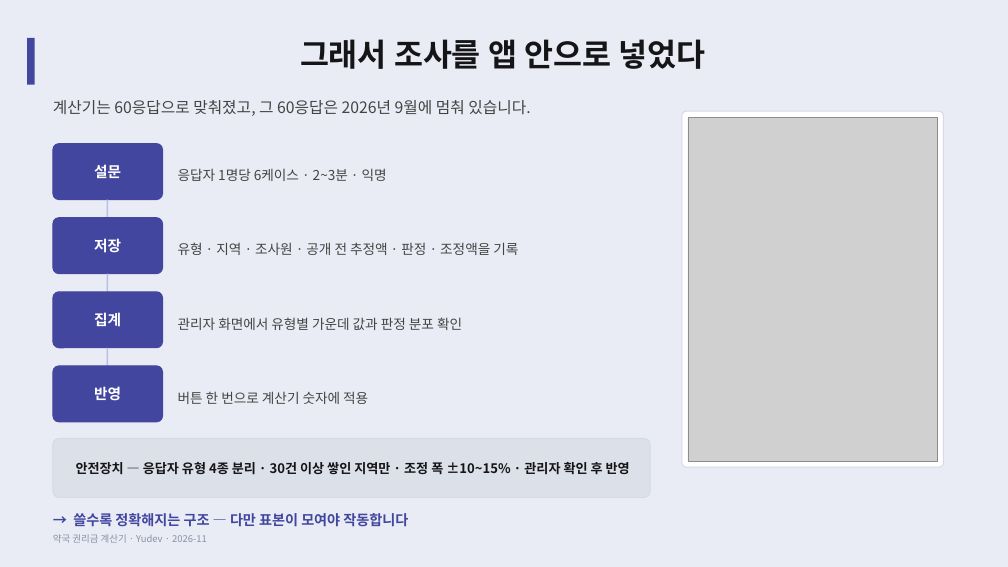
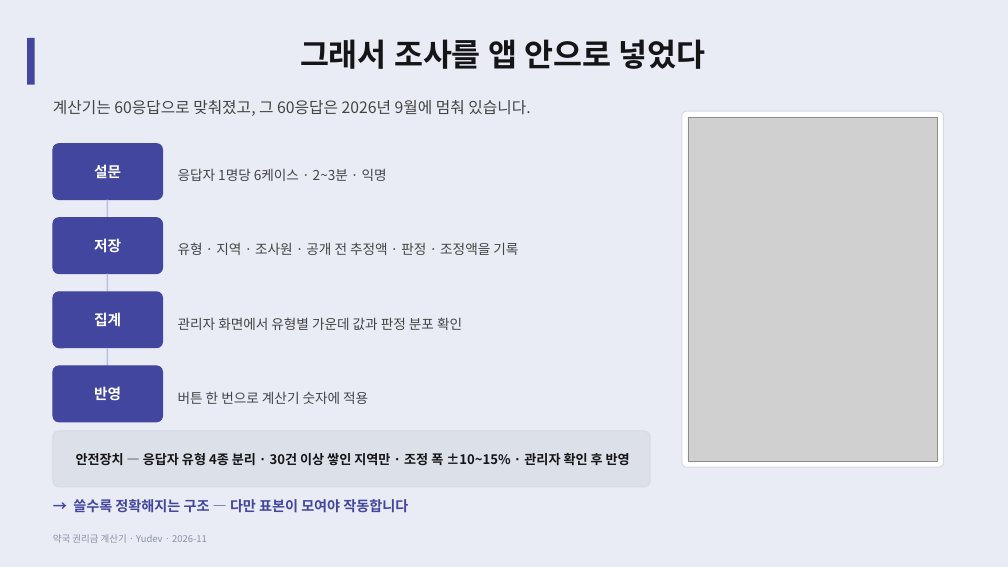
Before and after one commit to YUSEONCHUN/calculating, a slide deck: slide 21 of doc/slides/권리금계산기_프로젝트.pptx. Drawn at 1008x567 pixels with LibreOffice and Linux fonts; fonts in the diff are those of the drawing; grey boxes stand for pictures. Boxes give left, top, right and bottom in pixels: in the first picture for what was removed or moved away, otherwise in the second. Text is boxed around its words. In the diff, an @@ line names an element or a change of style, - is before the commit and + after.

```diff
--- a/doc/slides/권리금계산기_프로젝트.pptx
+++ b/doc/slides/권리금계산기_프로젝트.pptx
@@ rounded rectangle moved from (x1=53, y1=439, x2=650, y2=498) to (x1=53, y1=431, x2=650, y2=487) @@
@@ rounded rectangle at (x1=53, y1=431, x2=650, y2=487): proportions changed @@
@@ text "안전장치 — 응답자 유형 4종 ..." moved from (x1=76, y1=462, x2=630, y2=474) to (x1=76, y1=453, x2=630, y2=465) @@
@@ text "→ 쓸수록 정확해지는 구조 — ..." moved from (x1=73, y1=513, x2=408, y2=527) to (x1=73, y1=499, x2=408, y2=513) @@
```
Also in this commit, not shown: 6 other slides changed, 3 other files.
